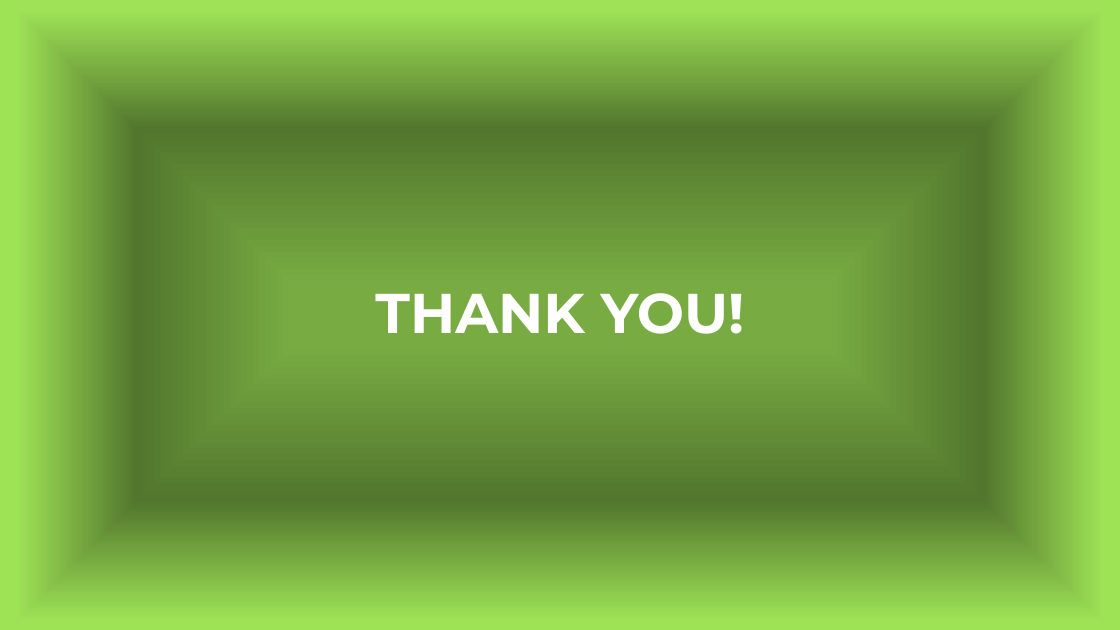
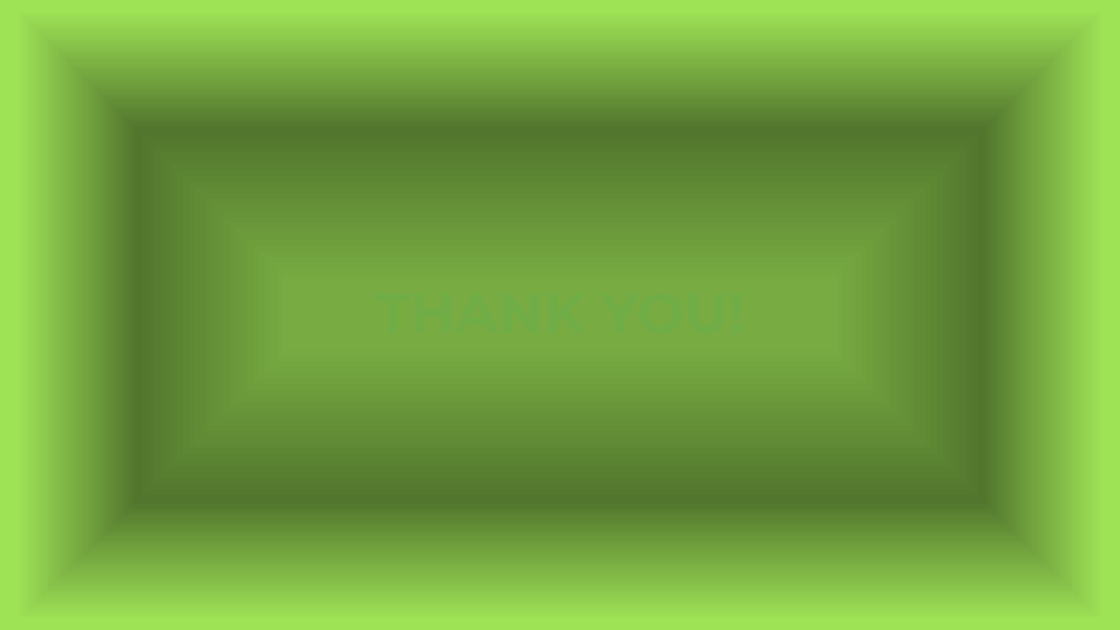
Before and after one commit to mutanganajoseph/Documents, a slide deck: slide 7 of auca/sem-1/intro-to-computer/presentation/Presentation1.pptx. Drawn at 1120x630 pixels with LibreOffice and Linux fonts; fonts in the diff are those of the drawing. Boxes give left, top, right and bottom in pixels: in the first picture for what was removed or moved away, otherwise in the second. Text is boxed around its words. In the diff, an @@ line names an element or a change of style, - is before the commit and + after.

```diff
--- a/auca/sem-1/intro-to-computer/presentation/Presentation1.pptx
+++ b/auca/sem-1/intro-to-computer/presentation/Presentation1.pptx
@@ title removed at [375,293,745,334] @@
-THANK YOU!
```
Also in this commit, not shown: 4 other files.
